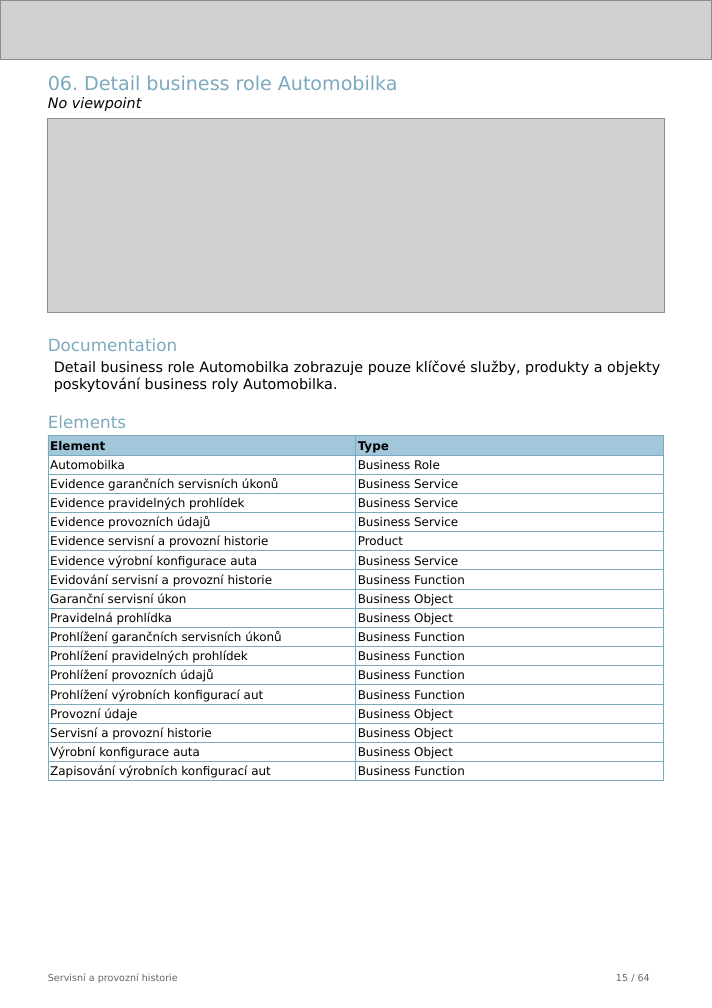
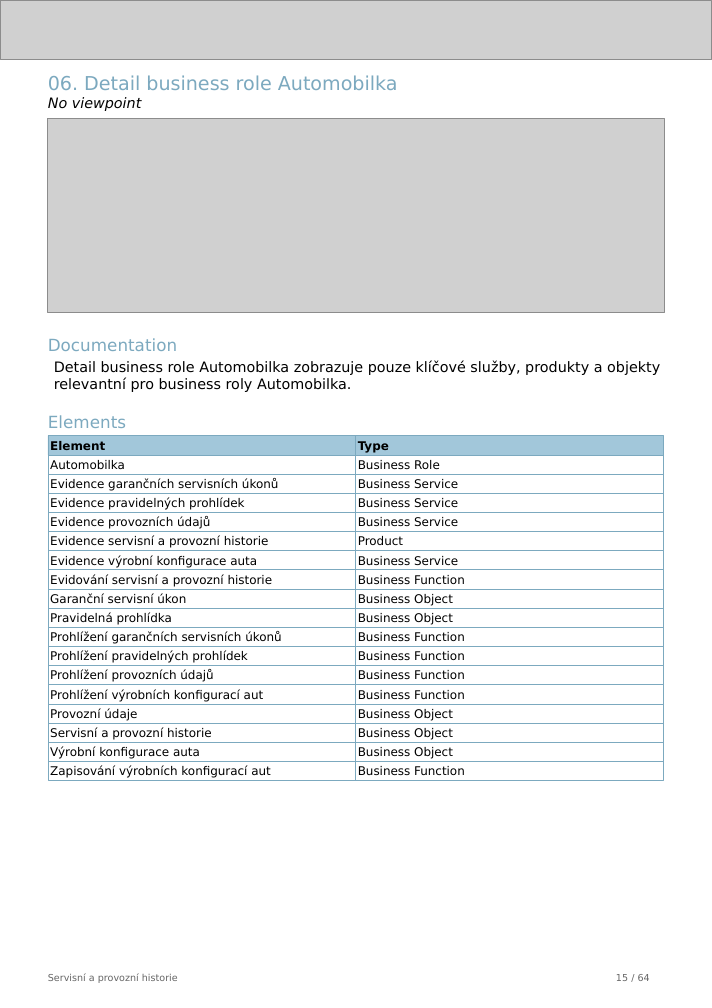
Before and after one commit to friedmannmartin/servisni_a_provozni_historie, a slide deck: slide 15 of report/jasper/servisni_a_provozni_historie.pptx. Drawn at 712x1008 pixels with LibreOffice and Linux fonts; fonts in the diff are those of the drawing; grey boxes stand for pictures. Boxes give left, top, right and bottom in pixels: in the first picture for what was removed or moved away, otherwise in the second. Text is boxed around its words. In the diff, an @@ line names an element or a change of style, - is before the commit and + after.

```diff
--- a/report/jasper/servisni_a_provozni_historie.pptx
+++ b/report/jasper/servisni_a_provozni_historie.pptx
@@ text at [54, 360, 660, 392]: text changed @@
-Detail business role Automobilka zobrazuje pouze klíčové služby, produkty a objekty poskytování business roly Automobilka.
+Detail business role Automobilka zobrazuje pouze klíčové služby, produkty a objekty relevantní pro business roly Automobilka.
```
Also in this commit, not shown: 17 other slides changed, 40 other files.
